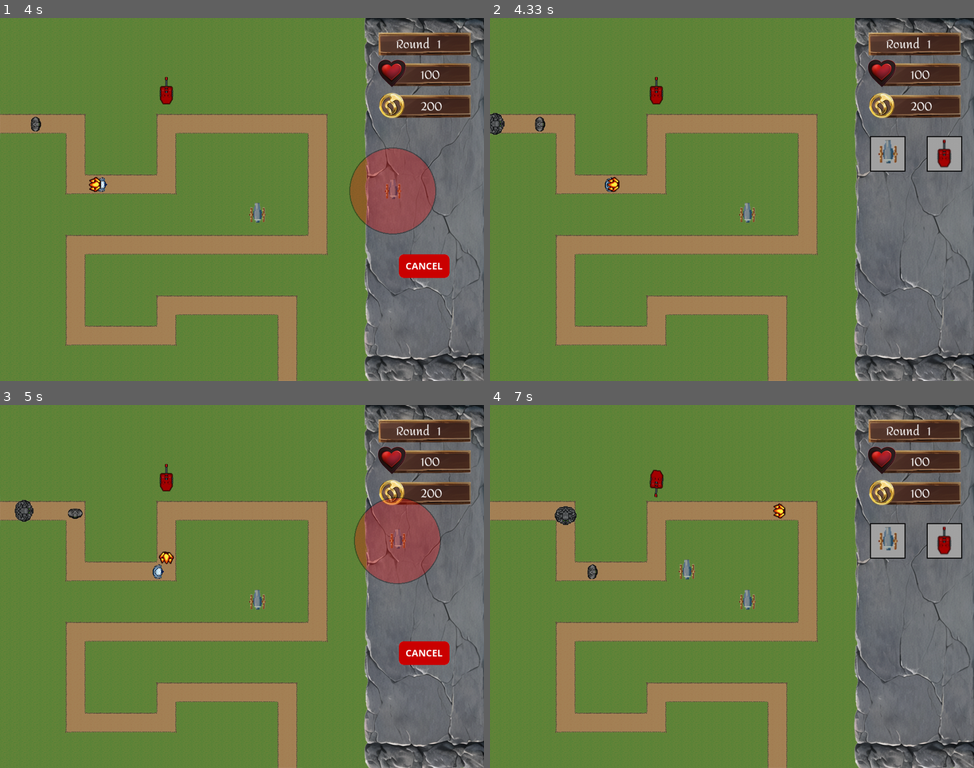
Above: before the commit, frames 1-4 (two rows, left to right).
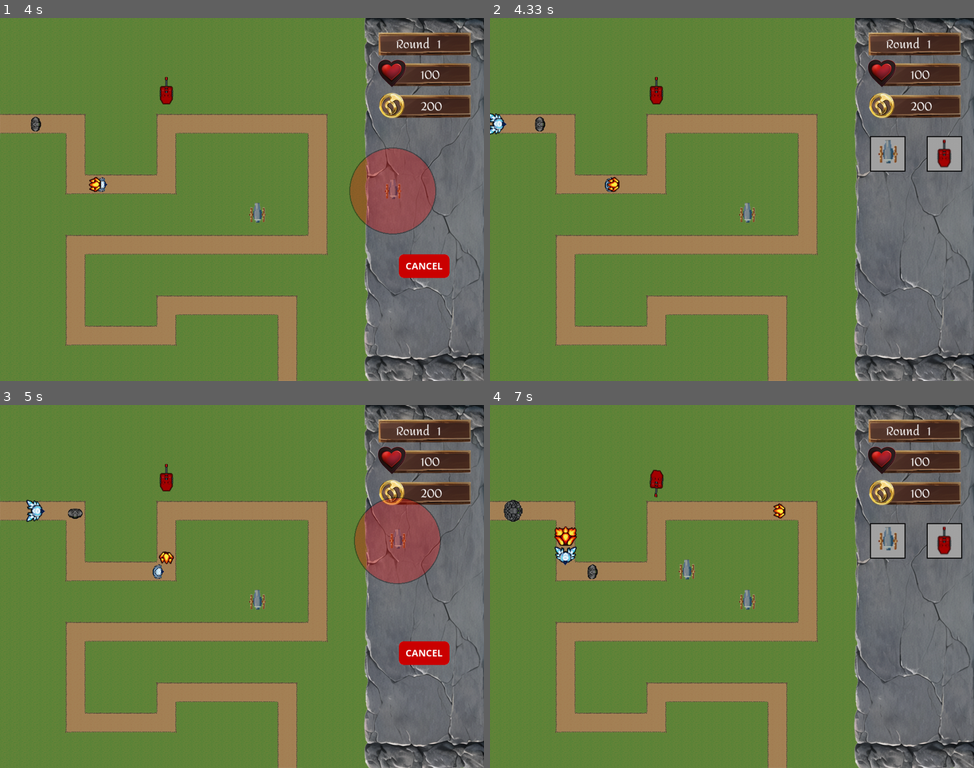
Above: after the commit, the same moments.

Repository: peter5454/PyGame
Game: pygame game, started from main.py
Two runs of this game, one before a commit and one after it. Both use one fixed random seed, a clock stepped at 60 frames per second and the inputs below.
Inputs (mouse positions are in pixels of both pictures, inside the frame that each line leads up to):
- Up to frame 1 (4 s): click (396, 152) at 0.38 s; click (246, 224) at 0.72 s; click (430, 359) at 1.05 s; click (300, 232) at 1.38 s; click (454, 152) at 2.72 s; click (164, 79) at 3.05 s; click (396, 152) at 3.38 s; click (392, 192) at 3.72 s
- Up to frame 2 (4.33 s): click (901, 268) at 4.05 s
- Up to frame 3 (5 s): click (396, 539) at 4.88 s
- Up to frame 4 (7 s): click (591, 564) at 5.22 s; click (659, 691) at 5.55 s; click (581, 720) at 5.88 s; click (654, 466) at 6.22 s; click (683, 571) at 6.55 s

Frame 1 is identical in both runs. In frame 2, 0.1% of the frame differs, in the area x 0-4%, y 26-33%; in frame 3, 0.3%; in frame 4, 0.7%, in the area x 2-18%, y 26-45%.

Commit message:
Add cannon animations

Diff:
--- a/enemy_data.py
+++ b/enemy_data.py
@@ -4,6 +4,8 @@
         "ice_golem": 1,
         "fire_golem": 1,
         "earth_golem": 1,
+        "ice_giant": 1,
+        "fire_giant": 1,
         "earth_giant": 1
     },
     {
@@ -11,7 +13,9 @@
         "ice_golem": 10,
         "fire_golem": 2,
         "earth_golem": 2,
-        "earth_giant": 0
+        "ice_giant": 1,
+        "fire_giant": 1,
+        "earth_giant": 1
 
     },
     {
@@ -19,7 +23,9 @@
         "ice_golem": 5,
         "fire_golem": 5,
         "earth_golem": 5,
-        "earth_giant": 0
+        "ice_giant": 1,
+        "fire_giant": 1,
+        "earth_giant": 1
 
     }
 ]
@@ -37,6 +43,14 @@
         "health": 15,
         "speed": 1.5
     },
+    "ice_giant": {
+        "health": 50,
+        "speed": 1.5
+    },
+    "fire_giant": {
+        "health": 25,
+        "speed": 2
+    },
     "earth_giant": {
         "health": 75,
         "speed": 1
--- a/main.py
+++ b/main.py
@@ -44,7 +44,11 @@
   "ice_golem": pg.image.load('assets/images/enemies/ice_golem.png').convert_alpha(),
   "fire_golem": pg.image.load('assets/images/enemies/fire_golem.png').convert_alpha(),
   "earth_golem": pg.image.load('assets/images/enemies/earth_golem.png').convert_alpha(),
+  "ice_giant": pg.image.load('assets/images/enemies/ice_giant.png').convert_alpha(),
+  "fire_giant": pg.image.load('assets/images/enemies/fire_giant.png').convert_alpha(),
   "earth_giant": pg.image.load('assets/images/enemies/earth_giant.png').convert_alpha()
+
+
 
 }
 
Binary file changed: assets/images/turrets/cannon_1.png
Binary file added: assets/images/turrets/cannon_1nomovement.png
Binary file changed: assets/images/turrets/cannon_2.png
